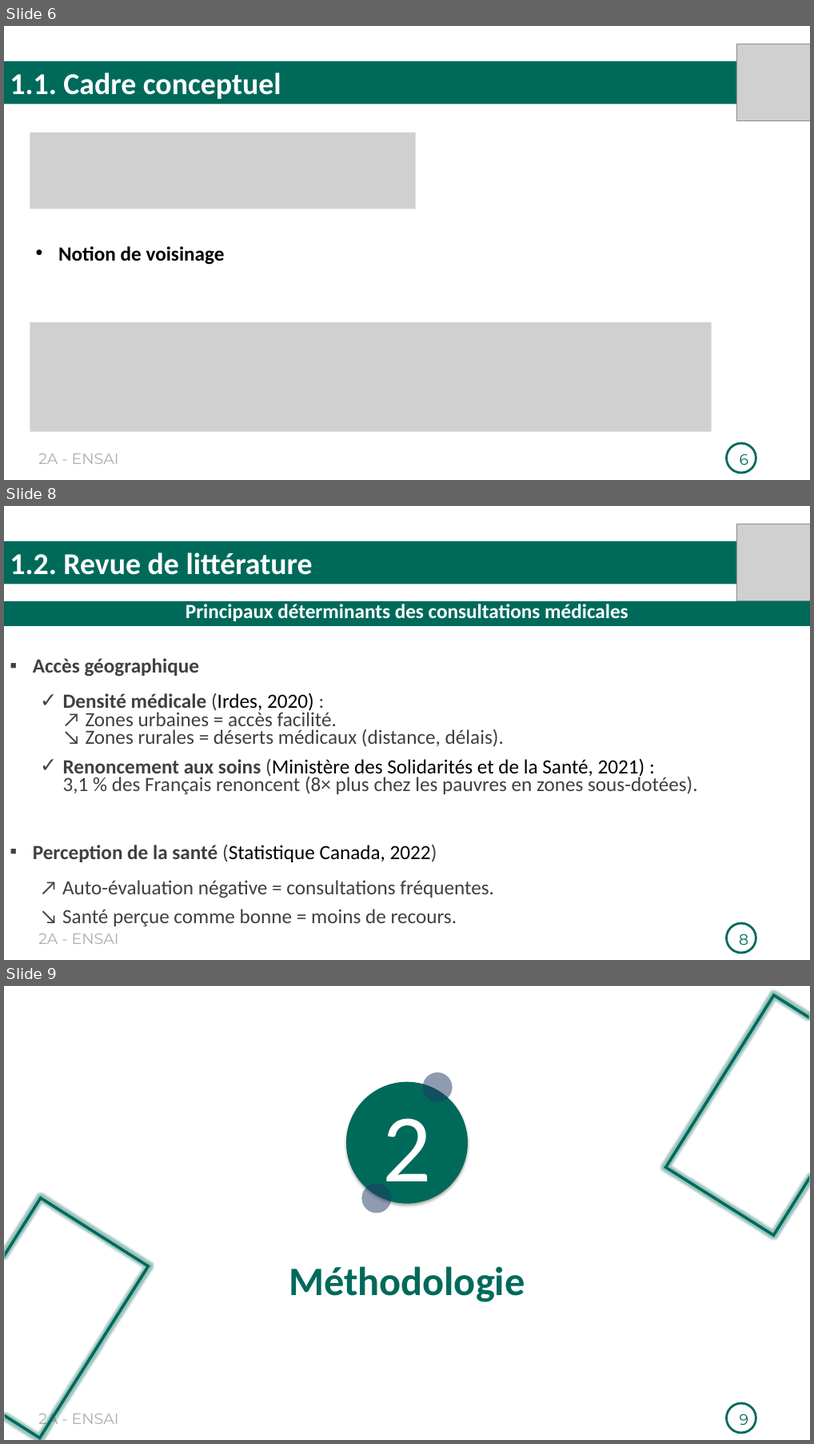
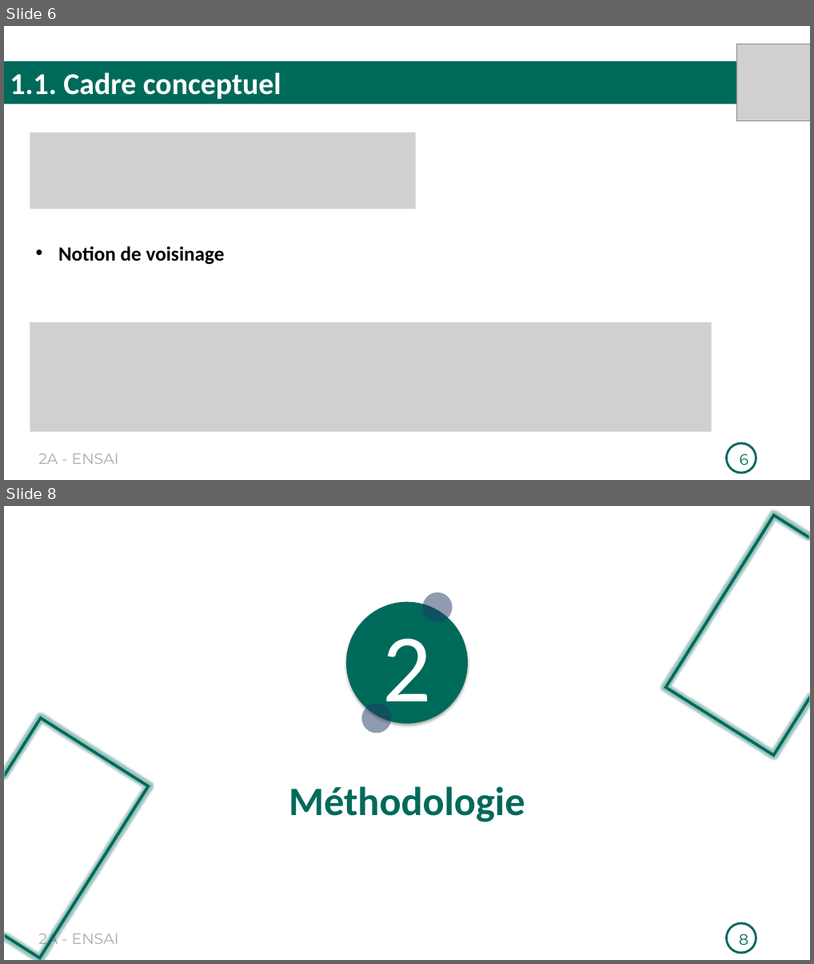
Before and after one commit to Richard-GOZAN/Projet-Stat-2A-Ensai, a slide deck: Présentation/Soutenance_Groupe25.pptx. Shown one above the other, each under a label of ours: slides 6, 8 and 9 before the commit, slides 6 and 8 after it; the slides between them are not shown. The pictures are 814x1444 and 814x964 pixels, drawn with LibreOffice and Linux fonts; fonts in the diff are those of the drawing; grey boxes stand for pictures. Boxes give left, top, right and bottom in pixels: in the first picture for what was removed or moved away, otherwise in the second. Text is boxed around its words. In the diff, an @@ line names an element or a change of style, - is before the commit and + after.

```diff
--- a/Présentation/Soutenance_Groupe25.pptx
+++ b/Présentation/Soutenance_Groupe25.pptx
@@ slide 8 removed at (4, 506, 810, 960), background #FFFFFF; not listed: 2 template elements that a slide beside it also shows @@
@@ picture removed at (738, 524, 810, 601) @@
@@ rectangle removed at (4, 541, 810, 584) @@
-1.2. Revue de littérature
@@ rectangle removed at (4, 601, 810, 626) @@
-Principaux déterminants des consultations médicales
@@ text removed at (33, 658, 698, 926) @@
-▪ Accès géographique
-  ✓ Densité médicale (Irdes, 2020) :
-    ↗ Zones urbaines = accès facilité.
-    ↘ Zones rurales = déserts médicaux (distance, délais).
-  ✓ Renoncement aux soins (Ministère des Solidarités et de la Santé, 2021) :
-    3,1 % des Français renoncent (8× plus chez les pauvres en zones sous-dotées).
-▪ Perception de la santé (Statistique Canada, 2022)
-  ↗ Auto-évaluation négative = consultations fréquentes.
-  ↘ Santé perçue comme bonne = moins de recours.
@@ page number removed at (739, 933, 749, 944) @@
-8
@@ what was slide 9 is now slide 8 @@
@@ page number at (739, 933, 749, 944): text changed @@
-9
+8
```
Also in this commit, not shown: 5 slides changed, 1 slide added, 2 other slides removed.
